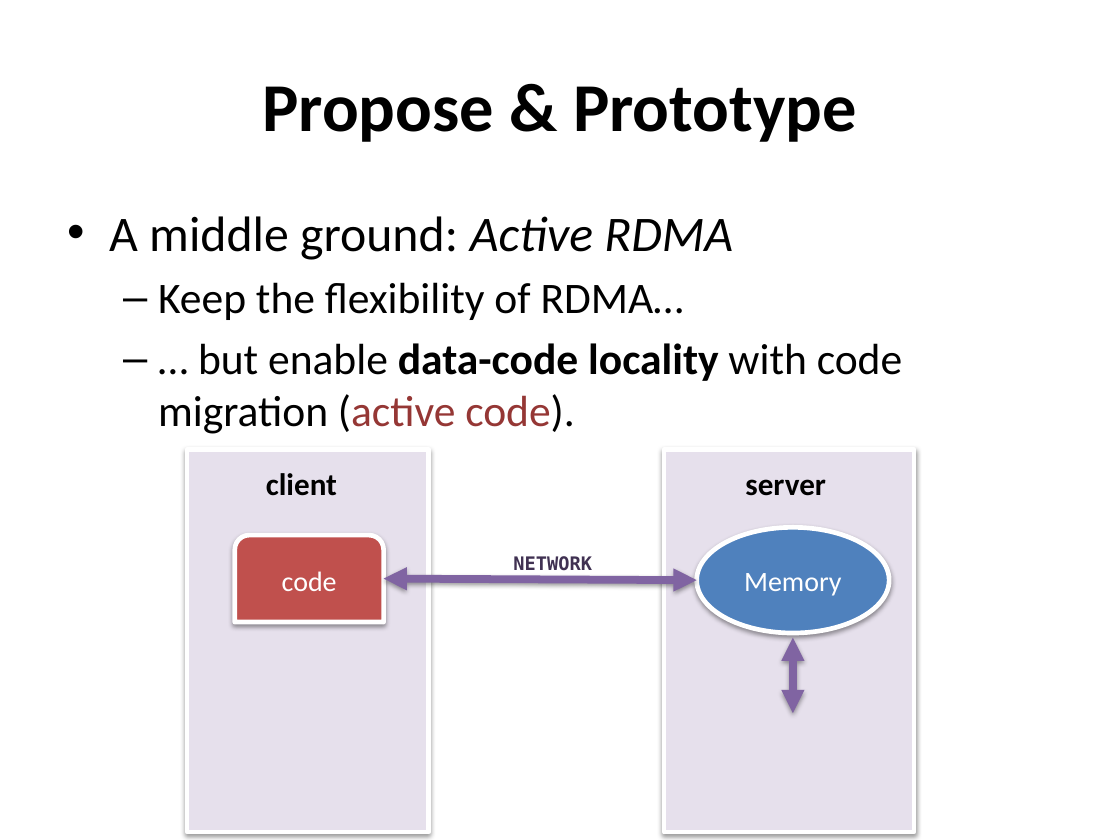
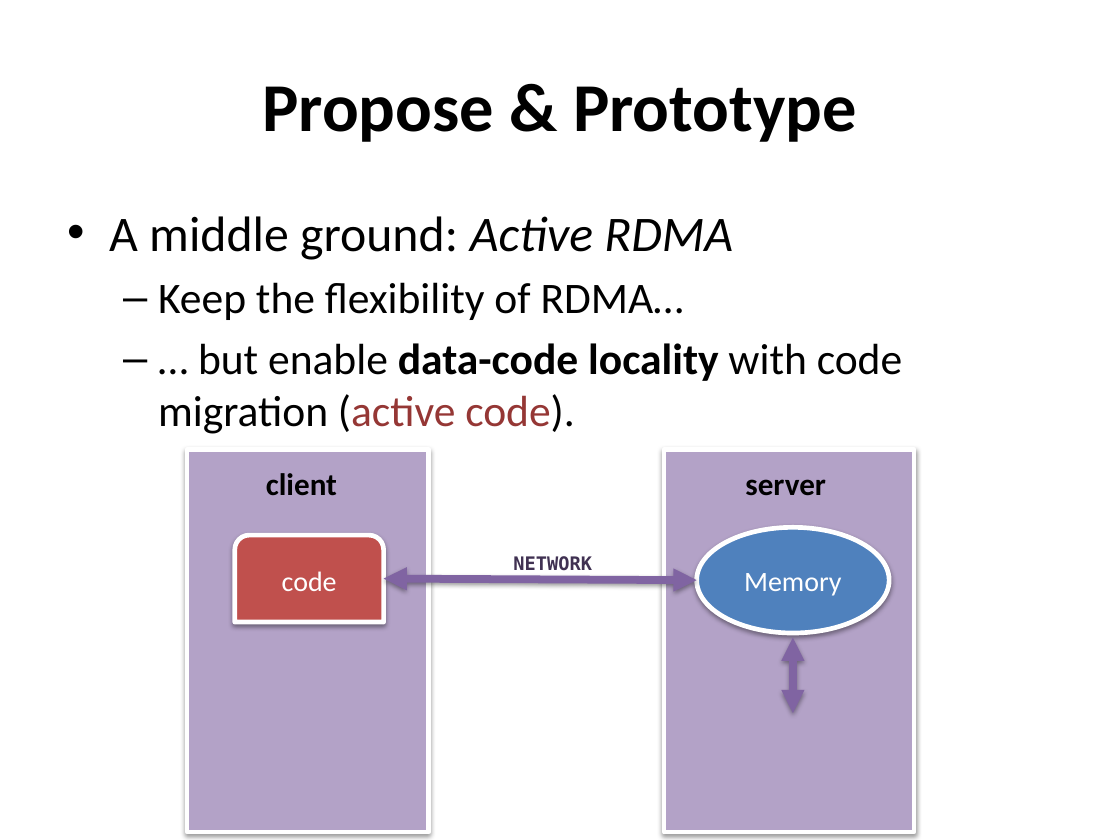
Before and after one commit to madananshul/ActiveRDMA, a slide deck: slide 3 of doc/presentation/presentation.pptx. Drawn at 1120x840 pixels with LibreOffice and Linux fonts; fonts in the diff are those of the drawing. Boxes give left, top, right and bottom in pixels: in the first picture for what was removed or moved away, otherwise in the second. Text is boxed around its words. In the diff, an @@ line names an element or a change of style, - is before the commit and + after.

```diff
--- a/doc/presentation/presentation.pptx
+++ b/doc/presentation/presentation.pptx
@@ rectangle at [187, 449, 429, 832]: fill #E6E0EC to #B3A2C7 @@
@@ rectangle at [664, 449, 914, 832]: fill #E6E0EC to #B3A2C7 @@
```
Also in this commit, not shown: 17 other slides changed, 1 other file.
